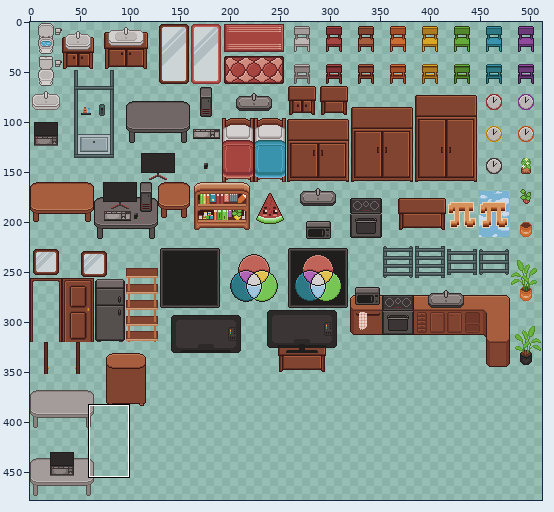
Two versions of one sprite sheet, game/house/assets/objects.png. The first picture is a wide view before the edit; the outline marks the close-up.
Close-up. Earlier state:
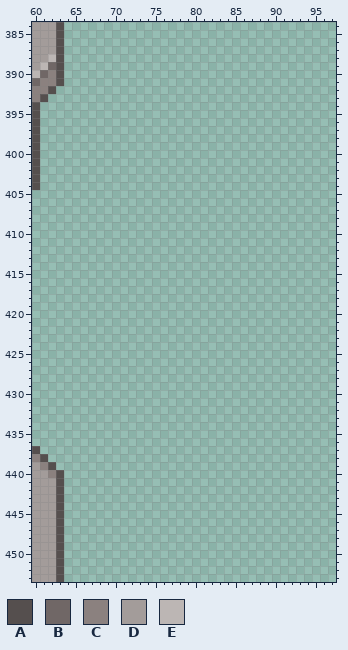
The file is 512x512 pixels. Colours within 5 levels of each other are drawn and written as one. Shown: x 60..97, y 384..453. The wide view leaves out empty margins.
Palette (. is transparent): A #554f4e  B #706766  C #8b817f  D #a39c9a  E #bcb6b4
Pixels before (only the part around the change), first column x 60:
384 DDDA..................................
385 DDDA..................................
386 DDDA..................................
387 DDDA..................................
388 DDEA..................................
389 DEBA..................................
390 EBCA..................................
391 BCCA..................................
392 CCA...................................
393 CA....................................
394 A.....................................
395 A.....................................
396 A.....................................
397 A.....................................
398 A.....................................
399 A.....................................
400 A.....................................
401 A.....................................
402 A.....................................
403 A.....................................
404 A.....................................
405 ......................................
406 ......................................
407 ......................................
408 ......................................
409 ......................................
410 ......................................
411 ......................................
412 ......................................
413 ......................................
414 ......................................
415 ......................................
416 ......................................
417 ......................................
418 ......................................
419 ......................................
420 ......................................
421 ......................................
422 ......................................
423 ......................................
424 ......................................
425 ......................................
426 ......................................
427 ......................................
428 ......................................
429 ......................................
430 ......................................
431 ......................................
432 ......................................
433 ......................................
434 ......................................
435 ......................................
436 ......................................
437 A.....................................
438 CA....................................
439 DCA...................................
440 DDCA..................................
441 DDDA..................................
442 DDDA..................................
443 DDDA..................................
444 DDDA..................................
445 DDDA..................................
446 DDDA..................................
447 DDDA..................................
448 DDDA..................................
449 DDDA..................................
450 DDDA..................................
451 DDDA..................................
452 DDDA..................................
453 DDDA..................................
After the commit:
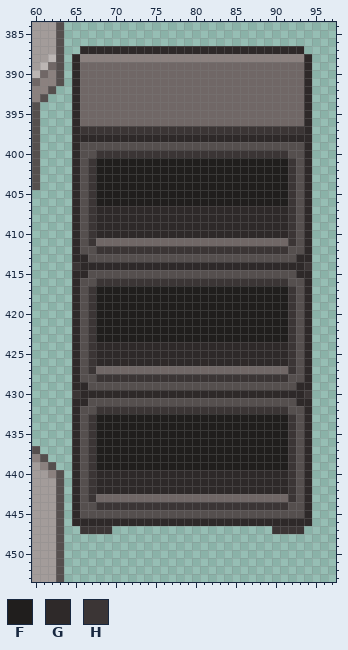
Colours new in this view: F #201e1d  G #2e2929  H #3b3535
Commit: Add pixel art asset (studio cabinet)
What changed:
Changed rows in their new state; - is an unchanged pixel.
first column x 65:
387 -GGGGGGGGGGGGGGGGGGGGGGGGGGGG-
388 GCCCCCCCCCCCCCCCCCCCCCCCCCCCCG
389 GBBBBBBBBBBBBBBBBBBBBBBBBBBBBG
390 GBBBBBBBBBBBBBBBBBBBBBBBBBBBBG
391 GBBBBBBBBBBBBBBBBBBBBBBBBBBBBG
392 GBBBBBBBBBBBBBBBBBBBBBBBBBBBBG
393 GBBBBBBBBBBBBBBBBBBBBBBBBBBBBG
394 GBBBBBBBBBBBBBBBBBBBBBBBBBBBBG
395 GBBBBBBBBBBBBBBBBBBBBBBBBBBBBG
396 GBBBBBBBBBBBBBBBBBBBBBBBBBBBBG
397 GHHHHHHHHHHHHHHHHHHHHHHHHHHHHG
398 GGGGGGGGGGGGGGGGGGGGGGGGGGGGGG
399 GAAAAAAAAAAAAAAAAAAAAAAAAAAAAG
400 GAAHHHHHHHHHHHHHHHHHHHHHHHHAAG
401 GAHFFFFFFFFFFFFFFFFFFFFFFFFHAG
402 GAHFFFFFFFFFFFFFFFFFFFFFFFFHAG
403 GAHFFFFFFFFFFFFFFFFFFFFFFFFHAG
404 GAHFFFFFFFFFFFFFFFFFFFFFFFFHAG
405 GAHFFFFFFFFFFFFFFFFFFFFFFFFHAG
406 GAHFFFFFFFFFFFFFFFFFFFFFFFFHAG
407 GAHGGGGGGGGGGGGGGGGGGGGGGGGHAG
408 GAHGGGGGGGGGGGGGGGGGGGGGGGGHAG
409 GAHGGGGGGGGGGGGGGGGGGGGGGGGHAG
410 GAHGGGGGGGGGGGGGGGGGGGGGGGGHAG
411 GAHBBBBBBBBBBBBBBBBBBBBBBBBHAG
412 GAAHHHHHHHHHHHHHHHHHHHHHHHHAAG
413 GGAAAAAAAAAAAAAAAAAAAAAAAAAAGG
414 HGGGGGGGGGGGGGGGGGGGGGGGGGGGGH
415 GGAAAAAAAAAAAAAAAAAAAAAAAAAAGG
416 GAAHHHHHHHHHHHHHHHHHHHHHHHHAAG
417 GAHFFFFFFFFFFFFFFFFFFFFFFFFHAG
418 GAHFFFFFFFFFFFFFFFFFFFFFFFFHAG
419 GAHFFFFFFFFFFFFFFFFFFFFFFFFHAG
420 GAHFFFFFFFFFFFFFFFFFFFFFFFFHAG
421 GAHFFFFFFFFFFFFFFFFFFFFFFFFHAG
422 GAHFFFFFFFFFFFFFFFFFFFFFFFFHAG
423 GAHFFFFFFFFFFFFFFFFFFFFFFFFHAG
424 GAHGGGGGGGGGGGGGGGGGGGGGGGGHAG
425 GAHGGGGGGGGGGGGGGGGGGGGGGGGHAG
426 GAHGGGGGGGGGGGGGGGGGGGGGGGGHAG
427 GAHBBBBBBBBBBBBBBBBBBBBBBBBHAG
428 GAAHHHHHHHHHHHHHHHHHHHHHHHHAAG
429 GGAAAAAAAAAAAAAAAAAAAAAAAAAAGG
430 HGGGGGGGGGGGGGGGGGGGGGGGGGGGGH
431 GGAAAAAAAAAAAAAAAAAAAAAAAAAAGG
432 GAAHHHHHHHHHHHHHHHHHHHHHHHHAAG
433 GAHFFFFFFFFFFFFFFFFFFFFFFFFHAG
434 GAHFFFFFFFFFFFFFFFFFFFFFFFFHAG
435 GAHFFFFFFFFFFFFFFFFFFFFFFFFHAG
436 GAHFFFFFFFFFFFFFFFFFFFFFFFFHAG
437 GAHFFFFFFFFFFFFFFFFFFFFFFFFHAG
438 GAHFFFFFFFFFFFFFFFFFFFFFFFFHAG
439 GAHFFFFFFFFFFFFFFFFFFFFFFFFHAG
440 GAHGGGGGGGGGGGGGGGGGGGGGGGGHAG
441 GAHGGGGGGGGGGGGGGGGGGGGGGGGHAG
442 GAHGGGGGGGGGGGGGGGGGGGGGGGGHAG
443 GAHBBBBBBBBBBBBBBBBBBBBBBBBHAG
444 GAAHHHHHHHHHHHHHHHHHHHHHHHHAAG
445 GAAAAAAAAAAAAAAAAAAAAAAAAAAAAG
446 GGGGGGGGGGGGGGGGGGGGGGGGGGGGGG
447 -HHHH--------------------HHHH-
Pixel boxes of the changes (left, top, right, bottom) in both close-ups:
added: (72, 46, 312, 534)
